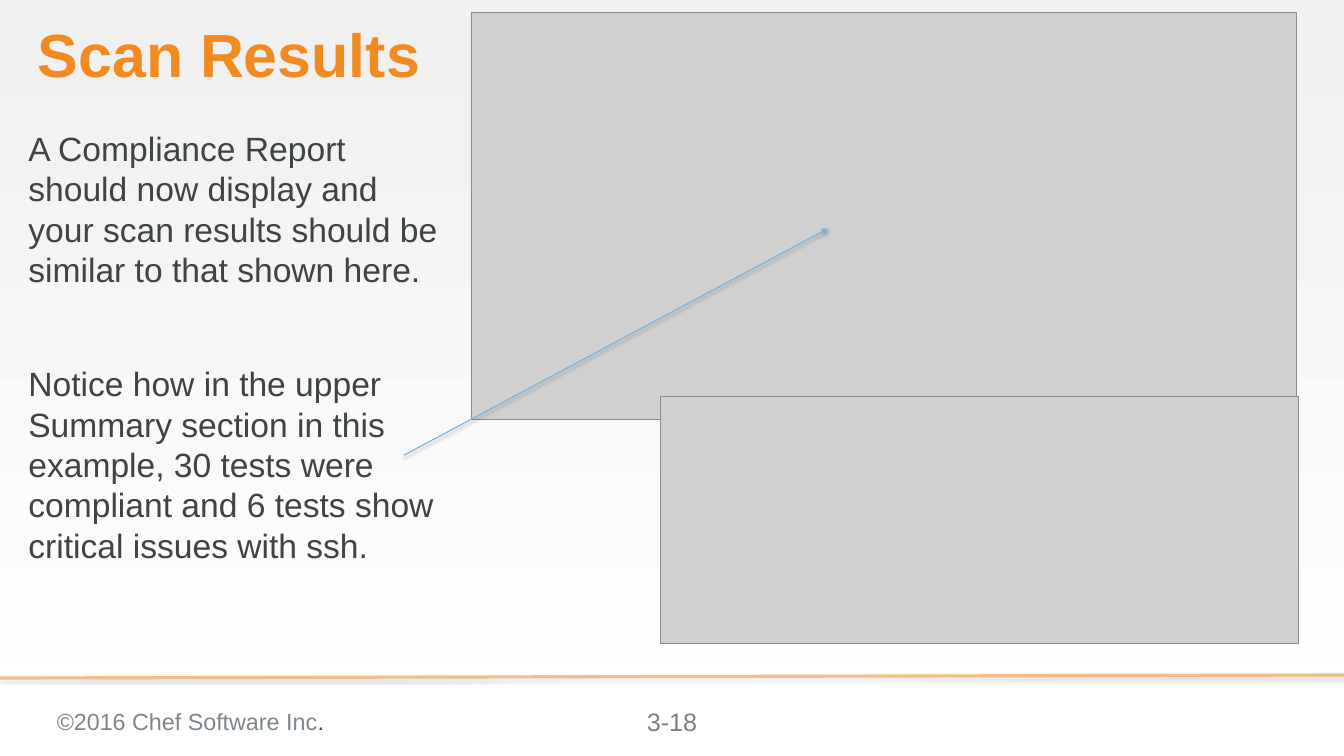
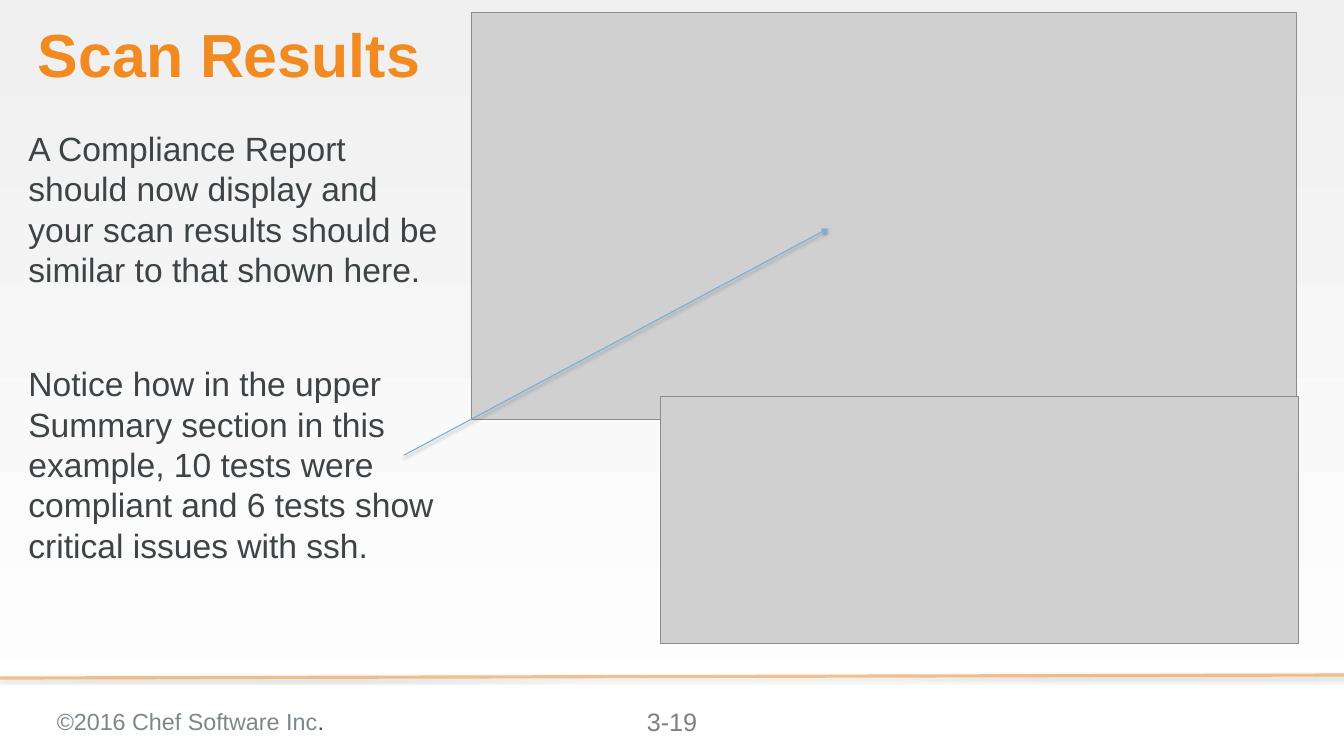
Before and after one commit to bchamby/chef-compliance-installation-configuration-operation, a slide deck: slide 19 of 03-initial-configuration-scans.pptx (slide 18 before the commit). Drawn at 1344x756 pixels with LibreOffice and Linux fonts; fonts in the diff are those of the drawing; grey boxes stand for pictures; background and template pictures are left out. Boxes give left, top, right and bottom in pixels: in the first picture for what was removed or moved away, otherwise in the second. Text is boxed around its words. In the diff, an @@ line names an element or a change of style, - is before the commit and + after.

Commit message:
create Adding Nodes in Bulk via API slide corrected a handlful of typos found during the Beta class

```diff
--- a/03-initial-configuration-scans.pptx
+++ b/03-initial-configuration-scans.pptx
@@ text at [28,371,433,559]: text changed @@
-Notice how in the upper Summary section in this example, 30 tests were compliant and 6 tests show critical issues with ssh.
+Notice how in the upper Summary section in this example, 10 tests were compliant and 6 tests show critical issues with ssh.
@@ page number at [647,713,697,731]: text changed @@
-3-18
+3-19
```
Also in this commit, not shown: 10 other slides changed, 1 slide added.
